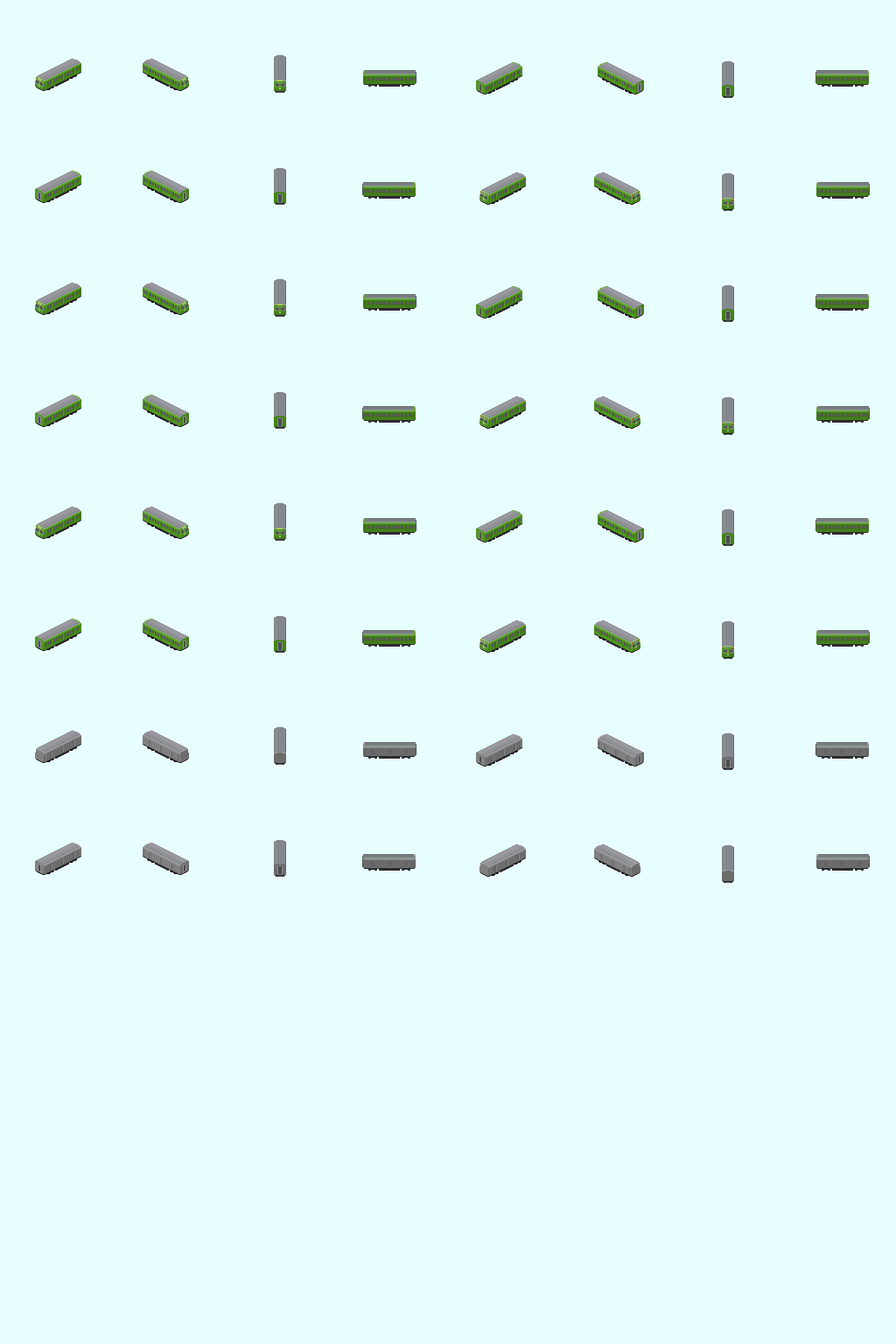
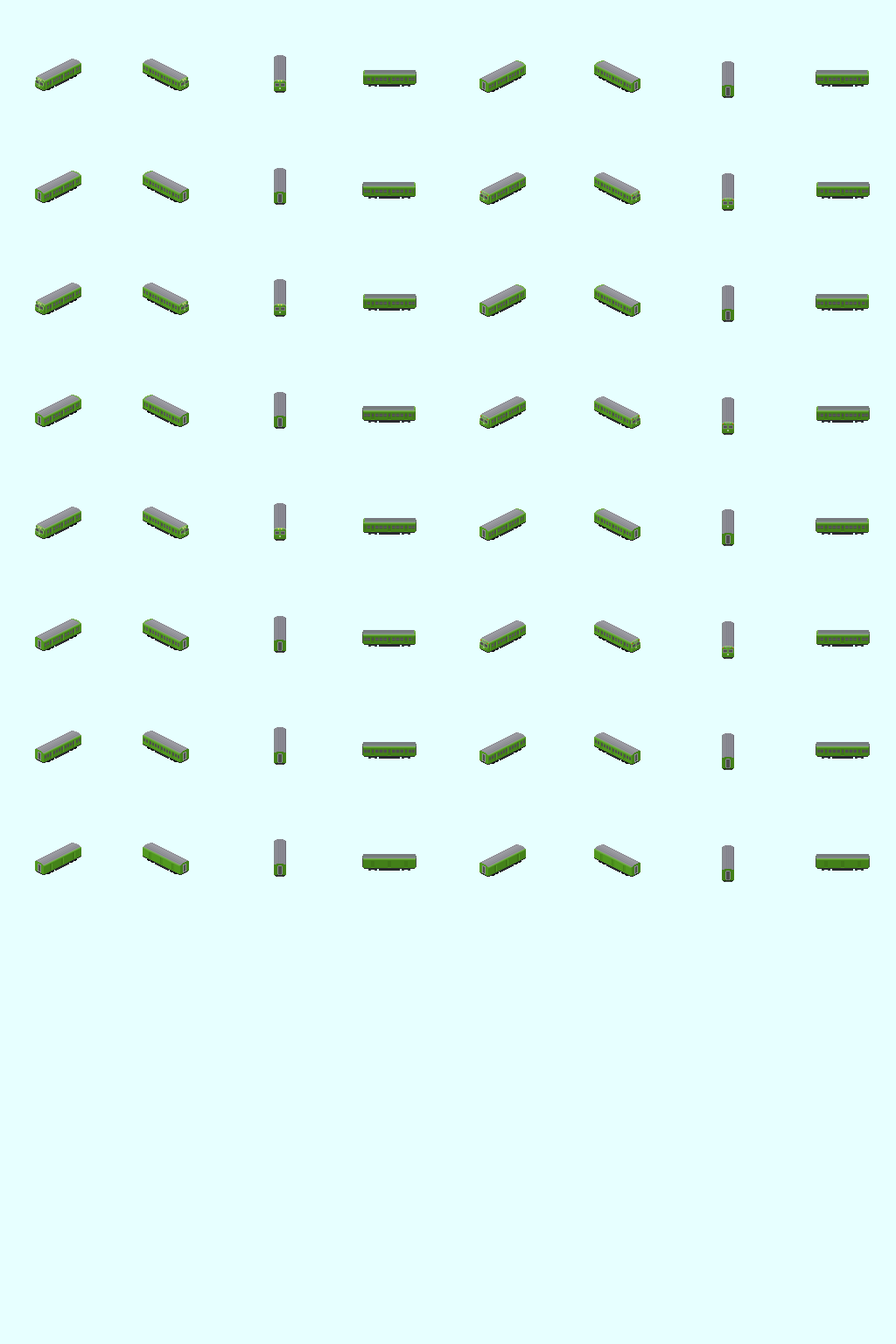
Revision of a layered 896 x 1344 image; what changed, layer by layer:
painted on "レイヤー 6" over (x1=482, y1=69, x2=637, y2=538)
painted on "色" over (x1=34, y1=60, x2=869, y2=881)
painted on "ドア" over (x1=45, y1=67, x2=868, y2=875)
renamed "車体ベース" to "レイヤー 7", painted on it over (x1=34, y1=60, x2=870, y2=883)
